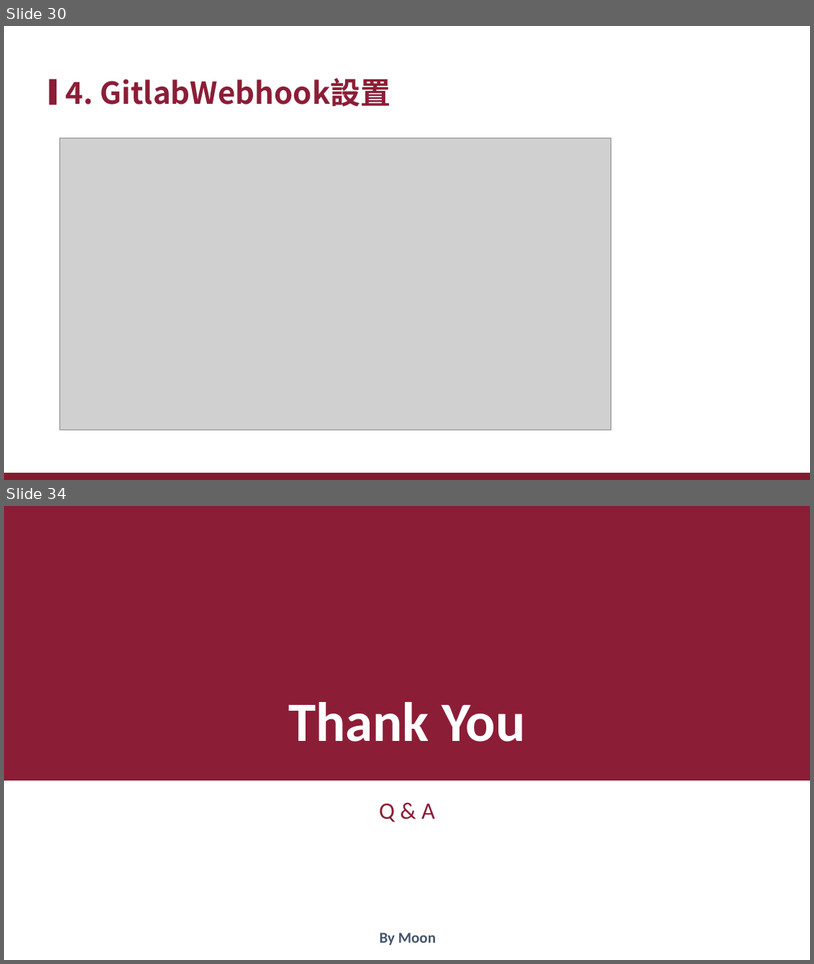
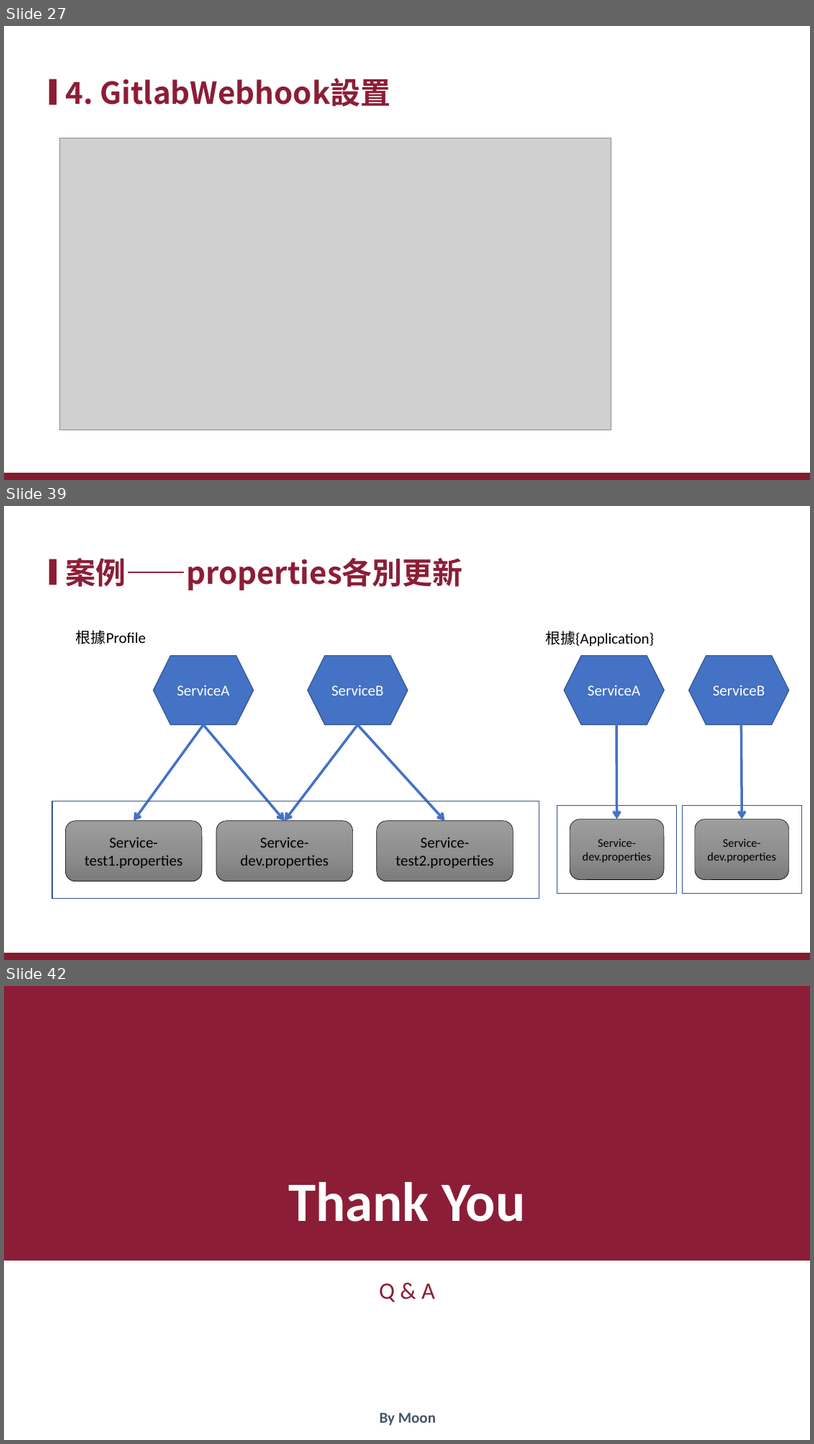
Before and after one commit to xiauchen/4__ConfigAndConsul, a slide deck: 空白PPT.pptx. Shown one above the other, each under a label of ours: slides 30 and 34 before the commit, slides 27, 39 and 42 after it; the slides between them are not shown. The pictures are 814x964 and 814x1444 pixels, drawn with LibreOffice and Linux fonts; fonts in the diff are those of the drawing; grey boxes stand for pictures; background and template pictures are left out. Boxes give left, top, right and bottom in pixels: in the first picture for what was removed or moved away, otherwise in the second. Text is boxed around its words. In the diff, an @@ line names an element or a change of style, - is before the commit and + after.

```diff
--- a/空白PPT.pptx
+++ b/空白PPT.pptx
@@ slide 39 added at bbox=[4, 506, 810, 960], background #FFFFFF; not listed: 2 template elements that a slide beside it also shows @@
@@ title added at bbox=[65, 558, 463, 590], 36 pt, text #8C1D36, bold @@
+案例——properties各別更新
@@ text added at bbox=[76, 630, 146, 644], 18 pt, text #000000 @@
+根據Profile
@@ text added at bbox=[545, 631, 654, 646], 18 pt, text #000000 @@
+根據{Application}
@@ hexagon added at bbox=[154, 656, 254, 724], fill #4472C4, outline #325491 1 pt, 18 pt, text #FFFFFF @@
+ServiceA
@@ hexagon added at bbox=[308, 656, 408, 724], fill #4472C4, outline #325491 1 pt, 18 pt, text #FFFFFF @@
+ServiceB
@@ hexagon added at bbox=[564, 656, 665, 724], fill #4472C4, outline #325491 1 pt, 18 pt, text #FFFFFF @@
+ServiceA
@@ hexagon added at bbox=[689, 656, 790, 724], fill #4472C4, outline #325491 1 pt, 18 pt, text #FFFFFF @@
+ServiceB
@@ arrow added from (617, 716) to (617, 818), #4472C4 3 pt @@
@@ arrow added from (742, 716) to (743, 818), #4472C4 3 pt @@
@@ arrow added from (203, 724) to (134, 821), #4472C4 3 pt @@
@@ arrow added from (203, 724) to (285, 821), #4472C4 3 pt @@
@@ arrow added from (358, 724) to (285, 821), #4472C4 3 pt @@
@@ arrow added from (358, 724) to (445, 821), #4472C4 3 pt @@
@@ rectangle added at bbox=[52, 800, 540, 898], outline #325491 1 pt @@
@@ rectangle added at bbox=[558, 806, 677, 893], outline #325491 1 pt @@
@@ rectangle added at bbox=[683, 806, 802, 893], outline #325491 1 pt @@
@@ rounded rectangle added at bbox=[66, 821, 203, 881], fill gradient #9D9D9D to #909090 to #7C7C7C, outline #000000 0.5 pt, 18 pt, text #000000 @@
+Service-test1.properties
@@ rounded rectangle added at bbox=[216, 821, 353, 881], fill gradient #9D9D9D to #909090 to #7C7C7C, outline #000000 0.5 pt, 18 pt, text #000000 @@
+Service-dev.properties
@@ rounded rectangle added at bbox=[377, 821, 513, 881], fill gradient #9D9D9D to #909090 to #7C7C7C, outline #000000 0.5 pt, 18 pt, text #000000 @@
+Service-test2.properties
@@ rounded rectangle added at bbox=[570, 818, 665, 879], fill gradient #9D9D9D to #909090 to #7C7C7C, outline #000000 0.5 pt, 14 pt, text #000000 @@
+Service-dev.properties
@@ rounded rectangle added at bbox=[695, 818, 790, 879], fill gradient #9D9D9D to #909090 to #7C7C7C, outline #000000 0.5 pt, 14 pt, text #000000 @@
+Service-dev.properties
@@ what was slide 30 is now slide 27 @@
@@ what was slide 34 is now slide 42 @@
```
Also in this commit, not shown: 2 slides changed, 13 other slides added, 6 slides removed, 55 other files.
